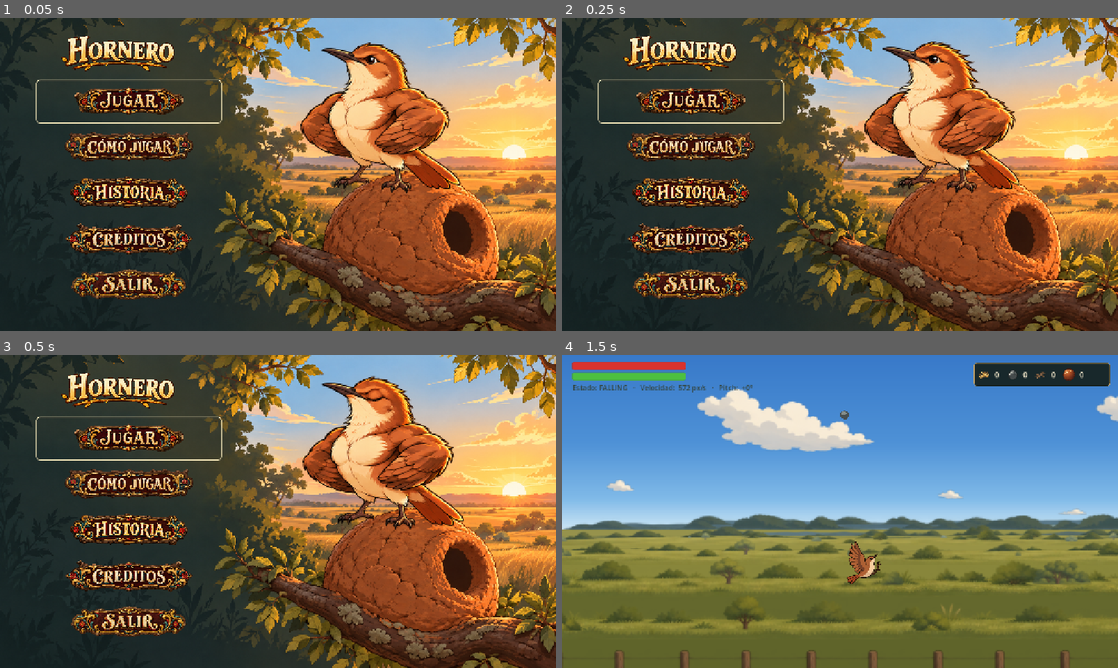
Above: before the commit, frames 1-4 (two rows, left to right).
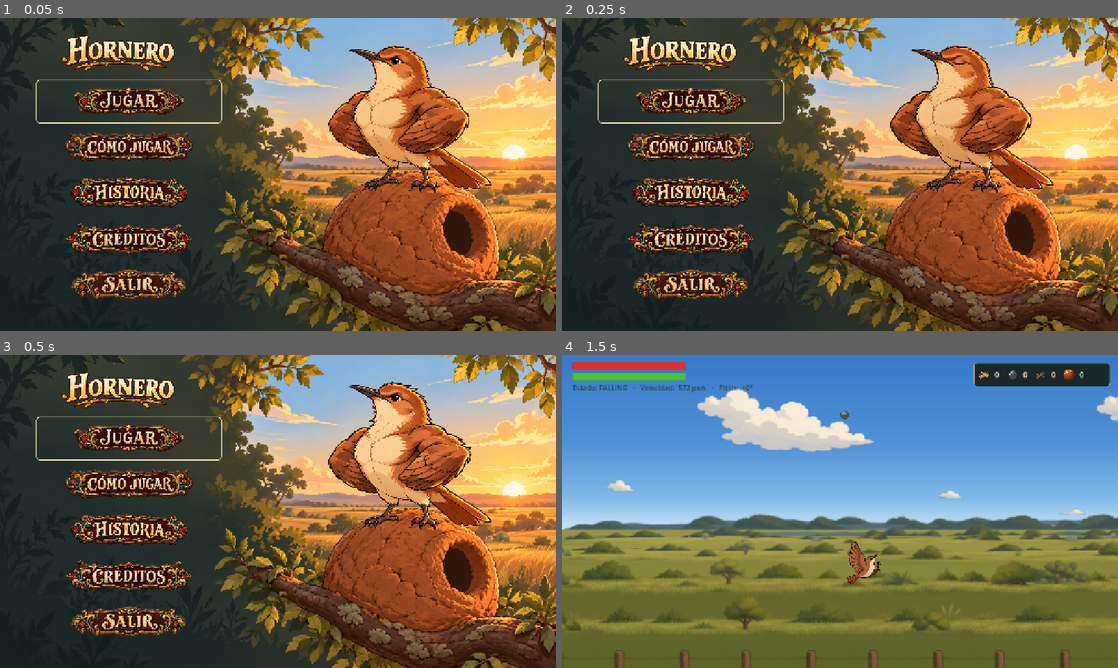
Above: after the commit, the same moments.

Repository: Martin-Fedorenko/hornero
Game: Godot game, scene res://Hornero_Menu_Inicio/menu_hornero/menu_inicio.tscn
The game is run twice, just before and just after one commit, with the same random seed, the same clock (stepped at 60 frames per second) and the same inputs.
Inputs (mouse positions are in pixels of both pictures, inside the frame that each line leads up to):
- Up to frame 1 (0.05 s): no input
- Up to frame 2 (0.25 s): no input
- Up to frame 3 (0.5 s): no input
- Up to frame 4 (1.5 s): click (689, 439) at 0.5 s; tap Enter at 1.25 s; move the mouse to (962, 495) at 1.27 s; hold D (move_right) from 1.28 s (still down); tap O (fall) at 1.35 s

The runs differ from the first frame. In frame 1, 8.7% of the frame differs, in the area x 54-89%, y 7-56%; in frame 2, 8.8%; in frame 3, 8.4%; in frame 4, nothing differs.

Commit message:
restore original menu animation

Diff:
--- a/game/Hornero_Menu_Inicio/menu_hornero/menu_inicio.tscn
+++ b/game/Hornero_Menu_Inicio/menu_hornero/menu_inicio.tscn
@@ -2,99 +2,47 @@
 
 [ext_resource type="Script" uid="uid://vhlr20r5l86g" path="res://Hornero_Menu_Inicio/menu_hornero/menu_inicio.gd" id="1"]
 [ext_resource type="Texture2D" uid="uid://bclgfwx867p2a" path="res://Hornero_Menu_Inicio/menu_hornero/Nido al atardecer entre ramas-2.png" id="2_d0jyu"]
-[ext_resource type="Texture2D" path="res://Menu_hornero_frames/hornero_menu_limpio.png" id="3_sheet"]
+[ext_resource type="Texture2D" uid="uid://xcsv3k75jwp0" path="res://Menu_hornero_frames/hornero_viento_00_reposo.png" id="3_wbovl"]
+[ext_resource type="Texture2D" uid="uid://bt3qmihbuwf5x" path="res://Menu_hornero_frames/Sprite de ave parpadeando-4.png" id="4_v14sn"]
+[ext_resource type="Texture2D" uid="uid://bmcb0r2lp3yvj" path="res://Menu_hornero_frames/hornero_viento_01_brisa_inicia.png" id="4_yyglp"]
+[ext_resource type="Texture2D" uid="uid://8eb0i3jb0267" path="res://Menu_hornero_frames/hornero_viento_02_brisa_sube.png" id="5_v14sn"]
+[ext_resource type="Texture2D" uid="uid://cw12i0q2d5bxk" path="res://Menu_hornero_frames/hornero_viento_03_rafaga_maxima.png" id="6_fdjcp"]
+[ext_resource type="Texture2D" uid="uid://casvagfect7a3" path="res://Menu_hornero_frames/hornero_viento_04_brisa_baja.png" id="7_obomc"]
+[ext_resource type="Texture2D" uid="uid://b0hxn54mvrmlr" path="res://Menu_hornero_frames/hornero_viento_05_casi_reposo.png" id="8_s1htw"]
 [ext_resource type="Texture2D" uid="uid://dlgxku8fw4umo" path="res://Hornero_Menu_Inicio/menu_hornero/Logotipo rústico HORNERO con ramita dorada-5.png" id="9_yyglp"]
-
-[sub_resource type="AtlasTexture" id="Atlas_h0"]
-atlas = ExtResource("3_sheet")
-region = Rect2(0, 0, 394, 378)
-
-[sub_resource type="AtlasTexture" id="Atlas_h1"]
-atlas = ExtResource("3_sheet")
-region = Rect2(394, 0, 394, 378)
-
-[sub_resource type="AtlasTexture" id="Atlas_h2"]
-atlas = ExtResource("3_sheet")
-region = Rect2(788, 0, 394, 378)
-
-[sub_resource type="AtlasTexture" id="Atlas_h3"]
-atlas = ExtResource("3_sheet")
-region = Rect2(1182, 0, 394, 378)
-
-[sub_resource type="AtlasTexture" id="Atlas_h4"]
-atlas = ExtResource("3_sheet")
-region = Rect2(0, 378, 394, 378)
-
-[sub_resource type="AtlasTexture" id="Atlas_h5"]
-atlas = ExtResource("3_sheet")
-region = Rect2(394, 378, 394, 378)
-
-[sub_resource type="AtlasTexture" id="Atlas_h6"]
-atlas = ExtResource("3_sheet")
-region = Rect2(788, 378, 394, 378)
-
-[sub_resource type="AtlasTexture" id="Atlas_h7"]
-atlas = ExtResource("3_sheet")
-region = Rect2(1182, 378, 394, 378)
-
-[sub_resource type="AtlasTexture" id="Atlas_h8"]
-atlas = ExtResource("3_sheet")
-region = Rect2(0, 756, 394, 378)
-
-[sub_resource type="AtlasTexture" id="Atlas_h9"]
-atlas = ExtResource("3_sheet")
-region = Rect2(394, 756, 394, 378)
-
-[sub_resource type="AtlasTexture" id="Atlas_h10"]
-atlas = ExtResource("3_sheet")
-region = Rect2(788, 756, 394, 378)
-
-[sub_resource type="AtlasTexture" id="Atlas_h11"]
-atlas = ExtResource("3_sheet")
-region = Rect2(1182, 756, 394, 378)
 
 [sub_resource type="SpriteFrames" id="SpriteFrames_73d2e"]
 animations = [{
+"frames": [],
+"loop": 1,
+"name": &"new_animation",
+"speed": 5.0
+}, {
 "frames": [{
 "duration": 1.0,
-"texture": SubResource("Atlas_h0")
+"texture": ExtResource("3_wbovl")
 }, {
 "duration": 1.0,
-"texture": SubResource("Atlas_h1")
+"texture": ExtResource("4_v14sn")
 }, {
 "duration": 1.0,
-"texture": SubResource("Atlas_h2")
+"texture": ExtResource("4_yyglp")
 }, {
 "duration": 1.0,
-"texture": SubResource("Atlas_h3")
+"texture": ExtResource("5_v14sn")
 }, {
 "duration": 1.0,
-"texture": SubResource("Atlas_h4")
+"texture": ExtResource("6_fdjcp")
 }, {
 "duration": 1.0,
-"texture": SubResource("Atlas_h5")
+"texture": ExtResource("7_obomc")
 }, {
 "duration": 1.0,
-"texture": SubResource("Atlas_h6")
-}, {
-"duration": 1.0,
-"texture": SubResource("Atlas_h7")
-}, {
-"duration": 1.0,
-"texture": SubResource("Atlas_h8")
-}, {
-"duration": 1.0,
-"texture": SubResource("Atlas_h9")
-}, {
-"duration": 1.0,
-"texture": SubResource("Atlas_h10")
-}, {
-"duration": 1.0,
-"texture": SubResource("Atlas_h11")
+"texture": ExtResource("8_s1htw")
 }],
-"loop": true,
+"loop": 1,
 "name": &"viento",
-"speed": 12.0
+"speed": 5.0
 }]
 
 [sub_resource type="ImageTexture" id="ImageTexture_73d2e"]
@@ -214,7 +162,8 @@
 text = "Volver"
 
 [node name="HorneroMenu" type="AnimatedSprite2D" parent="." unique_id=1528493170]
-position = Vector2(881, 221)
+position = Vector2(948, 226)
+scale = Vector2(0.3, 0.3)
 sprite_frames = SubResource("SpriteFrames_73d2e")
 animation = &"viento"
 
